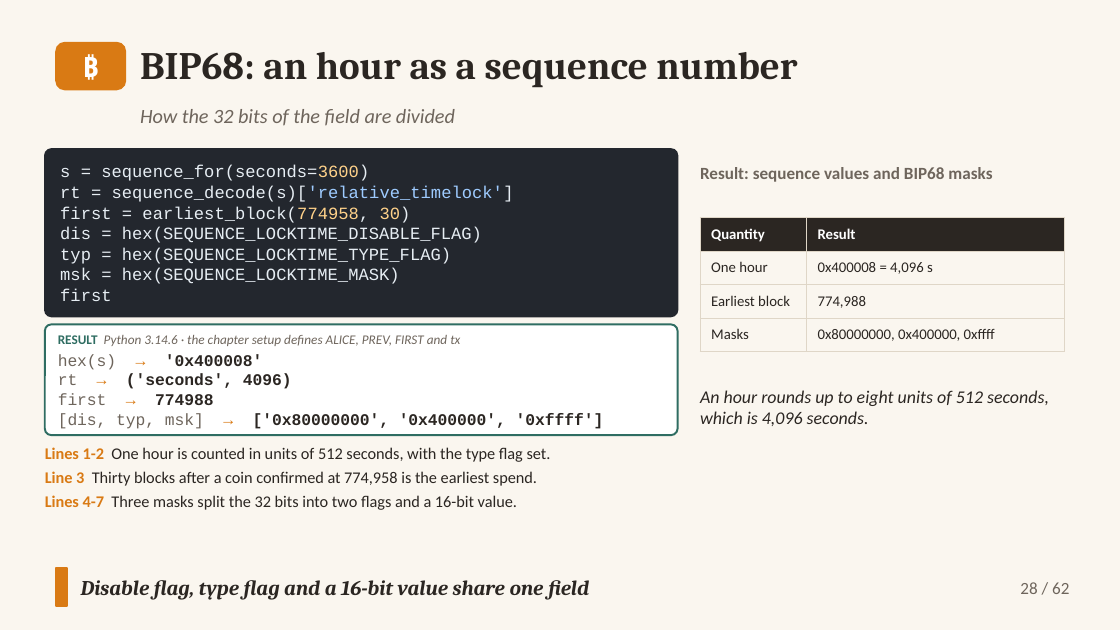
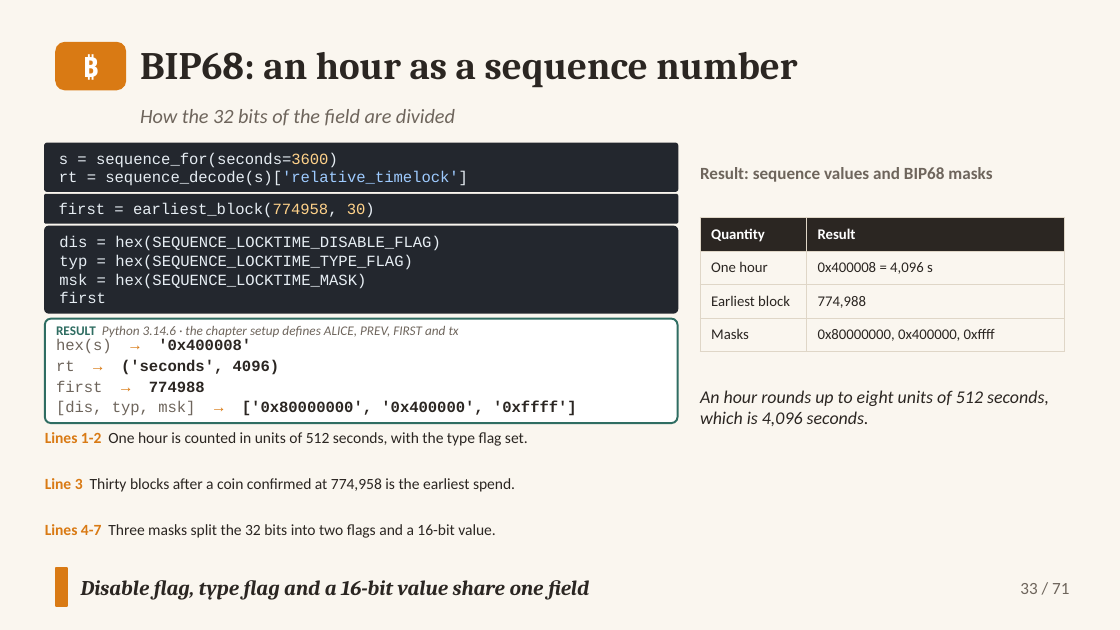
Before and after one commit to altunelyusuf/SEN0401, a slide deck: slide 33 of 03-materials/ch06/SEN0401_Ch06_Transactions_3e_v2_3_0.pptx (slide 28 before the commit). Drawn at 1120x630 pixels with LibreOffice and Linux fonts; fonts in the diff are those of the drawing. Boxes give left, top, right and bottom in pixels: in the first picture for what was removed or moved away, otherwise in the second. Text is boxed around its words. In the diff, an @@ line names an element or a change of style, - is before the commit and + after.

```diff
--- a/03-materials/ch06/SEN0401_Ch06_Transactions_3e_v2_3_0.pptx
+++ b/03-materials/ch06/SEN0401_Ch06_Transactions_3e_v2_3_0.pptx
@@ rounded rectangle "s = sequence_for(seconds=3600)": place and size @@
-rounded rectangle "s = sequence_for(seconds=3600)" at box(45, 149, 678, 317)
+rounded rectangle "s = sequence_for(seconds=3600)" at box(45, 143, 678, 192)
@@ rounded rectangle "s = sequence_for(seconds=3600)" at box(45, 143, 678, 192): size 11 to 10 pt; proportions changed @@
@@ rounded rectangle added at box(45, 195, 678, 223), fill #23272E, outline #23272E 1 pt, 10 pt, text #E6EDF3 @@
+first = earliest_block(774958, 30)
@@ text in rounded rectangle at box(60, 206, 482, 301): paragraphs removed @@
-first = earliest_block(774958, 30)
-dis = hex(SEQUENCE_LOCKTIME_DISABLE_FLAG)
-typ = hex(SEQUENCE_LOCKTIME_TYPE_FLAG)
-msk = hex(SEQUENCE_LOCKTIME_MASK)
-first
@@ rounded rectangle added at box(45, 226, 678, 312), fill #23272E, outline #23272E 1 pt, 10 pt, text #E6EDF3 @@
+dis = hex(SEQUENCE_LOCKTIME_DISABLE_FLAG)
+typ = hex(SEQUENCE_LOCKTIME_TYPE_FLAG)
+msk = hex(SEQUENCE_LOCKTIME_MASK)
+first
@@ rounded rectangle added at box(45, 319, 678, 423), fill #FFFFFF, outline #2F6D62 1.25 pt @@
@@ text "RESULT Python 3.14.6 · the ...": place and size @@
-text "RESULT Python 3.14.6 · the ..." at box(45, 325, 678, 436)
+text "RESULT Python 3.14.6 · the ..." at box(56, 326, 459, 339)
@@ text "RESULT Python 3.14.6 · the ..." at box(56, 326, 459, 339): less space between paragraphs; vertical alignment middle to top; fill #FFFFFF to none; outline #2F6D62 1.25 pt to none @@
@@ text added at box(56, 339, 251, 353), 10 pt, text #2B2622, bold @@
+hex(s) → '0x400008'
@@ text at box(58, 354, 604, 429): paragraphs removed @@
-hex(s) → '0x400008'
-rt → ('seconds', 4096)
-first → 774988
-[dis, typ, msk] → ['0x80000000', '0x400000', '0xffff']
@@ text added at box(56, 360, 280, 375), 10 pt, text #2B2622, bold @@
+rt → ('seconds', 4096)
@@ text added at box(56, 380, 205, 392), 10 pt, text #2B2622, bold @@
+first → 774988
@@ text added at box(56, 401, 577, 416), 10 pt, text #2B2622, bold @@
+[dis, typ, msk] → ['0x80000000', '0x400000', '0xffff']
@@ text at box(45, 447, 551, 462): paragraph removed @@
-Lines 1-2 One hour is counted in units of 512 seconds, with the type flag set.
@@ text added at box(45, 432, 528, 446), 10 pt, text #2B2622 @@
+Lines 1-2 One hour is counted in units of 512 seconds, with the type flag set.
@@ text "Line 3 Thirty blocks after ...": place and size @@
-text "Line 3 Thirty blocks after ..." at box(45, 447, 551, 510)
+text "Line 3 Thirty blocks after ..." at box(45, 478, 515, 492)
@@ text "Line 3 Thirty blocks after ..." at box(45, 478, 515, 492): size 10.5 to 10 pt; less space between paragraphs @@
@@ text at box(45, 495, 517, 510): paragraph removed @@
-Lines 4-7 Three masks split the 32 bits into two flags and a 16-bit value.
@@ text added at box(45, 524, 496, 538), 10 pt, text #2B2622 @@
+Lines 4-7 Three masks split the 32 bits into two flags and a 16-bit value.
@@ text at box(1020, 583, 1069, 594): text changed @@
-28 / 62
+33 / 71
```
Also in this commit, not shown: 61 other slides changed, 9 slides added, 14 other files.
